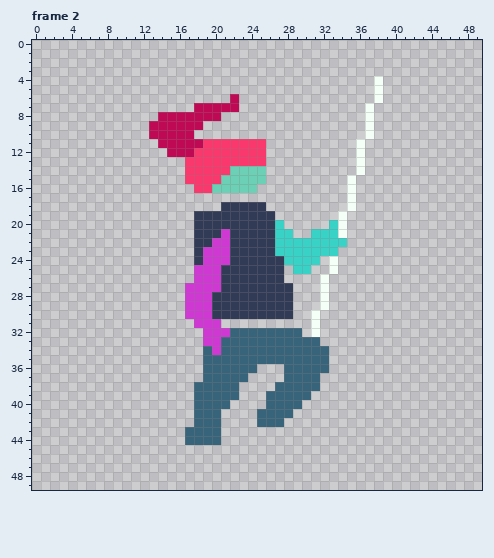
Pixel-art file, stored at Assets/Art/ase files/attack/hero_size0_attack_D.aseprite. Above: the version before the commit.
50x50 pixels, 8 frames. Shown: frame 2. The commit also changed other frames, which this record leaves out.
The same view after the edit:
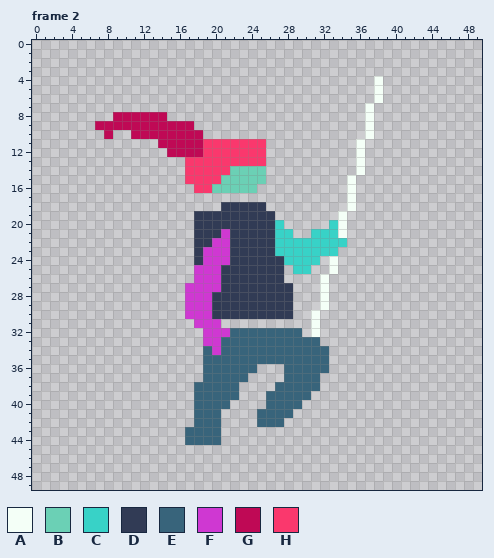
Palette (. is transparent): A #f4fff7  B #6bd0b5  C #38d2c7  D #313b55  E #38647b  F #cf38d2  G #bf0955  H #fa386d
From old to new:
--- frame 2, layer "color blocks"
@@ x 5..24 @@
  5 ....................
- 6 .................G..
- 7 .............GGGGG..
- 8 .........GGGGGGG....
- 9 ........GGGGGG......
-10 ........GGGGG.......
+ 6 ....................
+ 7 ....................
+ 8 ....GGGGGG..........
+ 9 ..GGGGGGGGGGG.......
+10 ...G..GGGGGGGG......
 11 .........GGGGGHHHHHH
-12 ..........GGGHHHHHHH
+12 ..........GGGGHHHHHH
 13 ............HHHHHHHH
Pixel boxes of the changes (left, top, right, bottom) in both pictures:
changed: (95, 94, 239, 157)
